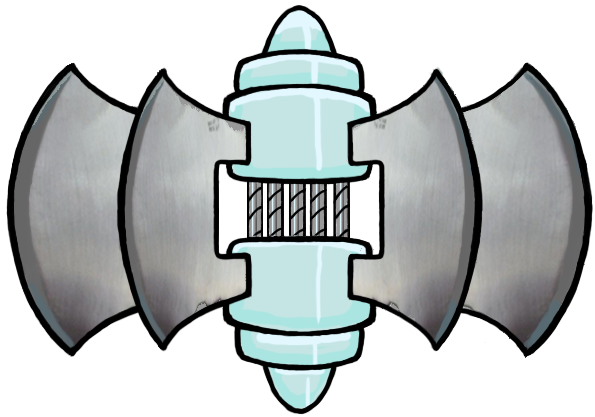
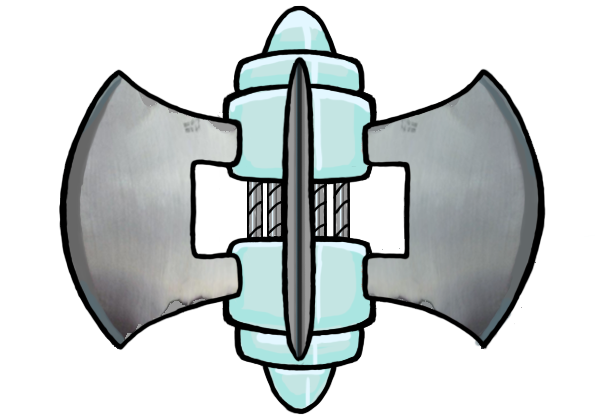
Two versions of the same layered image (595x417). Layer-by-layer changes:
showed group "BLADES 2" (10 layers) over [59,56,551,366]
hid group "BLADES 1" (7 layers) over [6,5,593,366]
